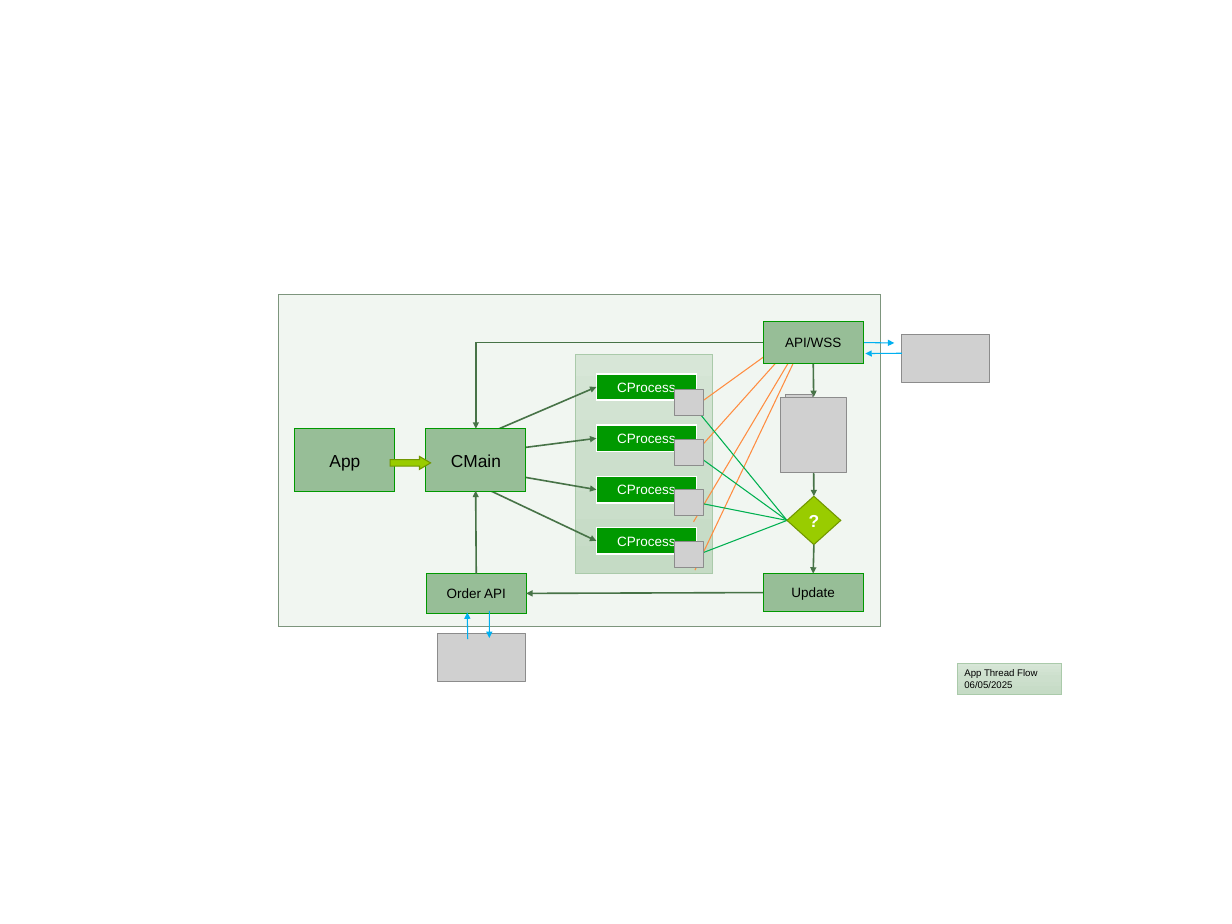
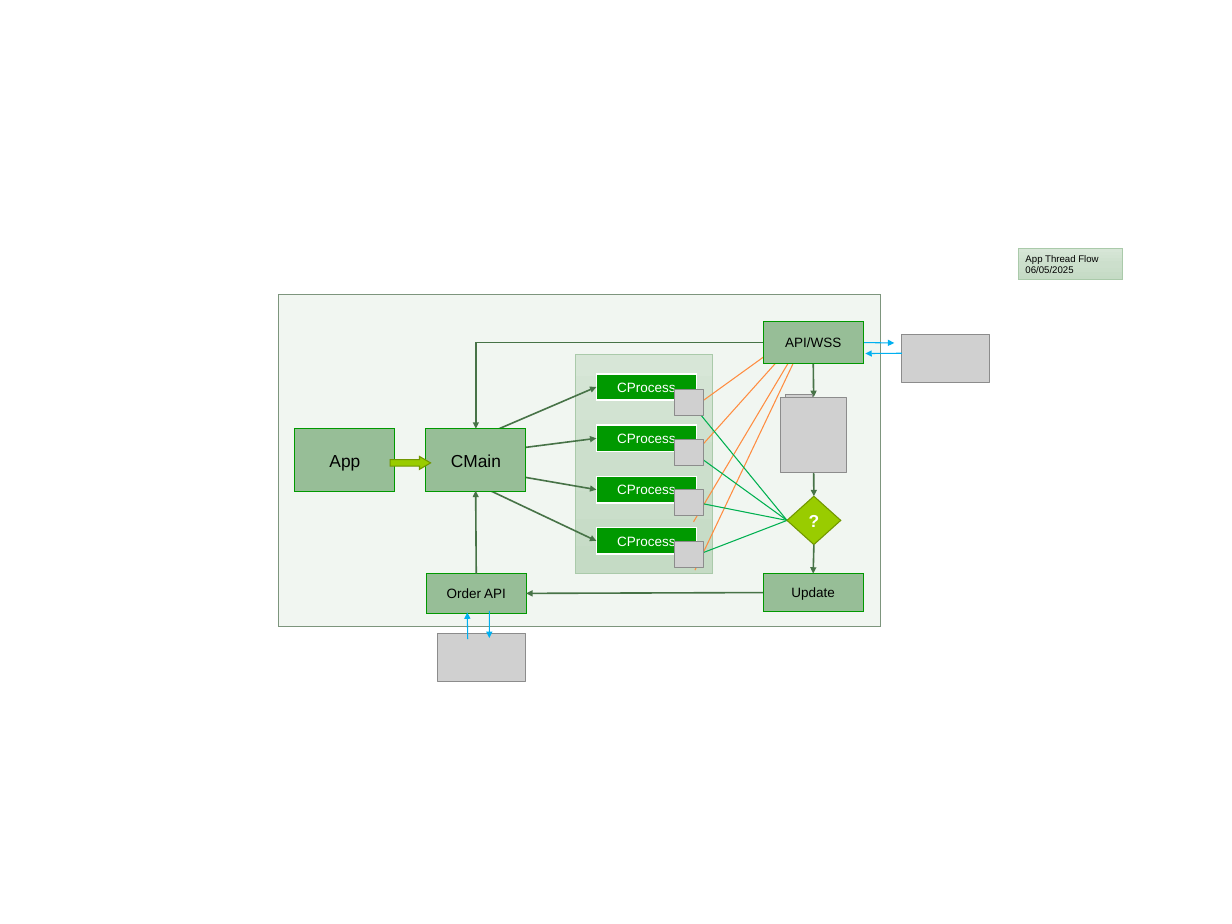
Before and after one commit to djorgens2/blofin-data, a slide deck: slide 2 of ~Documents/AppArchitecture.pptx. Drawn at 1232x924 pixels with LibreOffice and Linux fonts; fonts in the diff are those of the drawing; grey boxes stand for pictures; background and template pictures are left out. Boxes give left, top, right and bottom in pixels: in the first picture for what was removed or moved away, otherwise in the second. Text is boxed around its words. In the diff, an @@ line names an element or a change of style, - is before the commit and + after.

```diff
--- a/~Documents/AppArchitecture.pptx
+++ b/~Documents/AppArchitecture.pptx
@@ rectangle "App Thread Flow": place and size @@
-rectangle "App Thread Flow" at (957, 663, 1062, 694)
+rectangle "App Thread Flow" at (1018, 249, 1123, 280)
```
Also in this commit, not shown: 3 other slides changed, 3 slides added, 5 slides removed, 19 other files.
